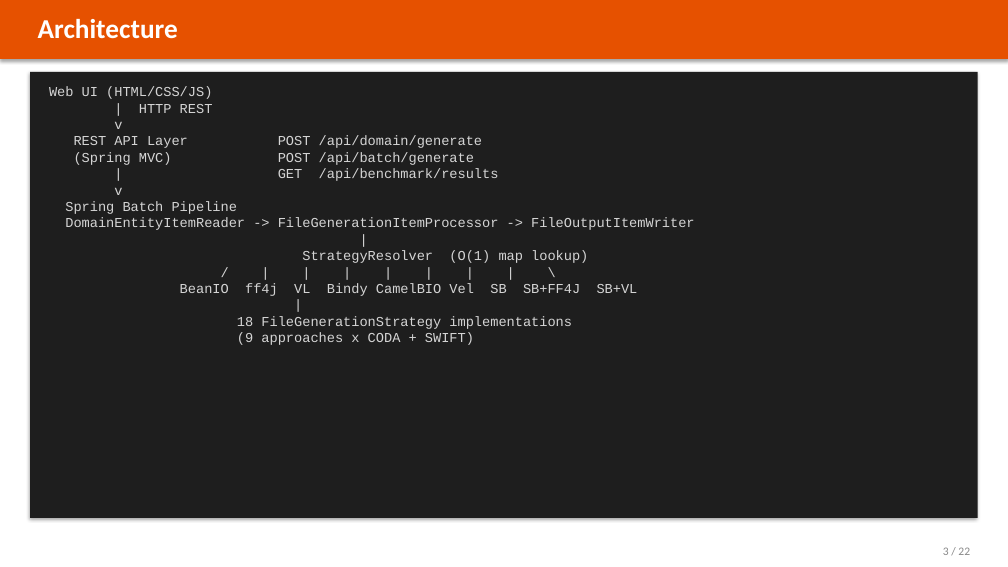
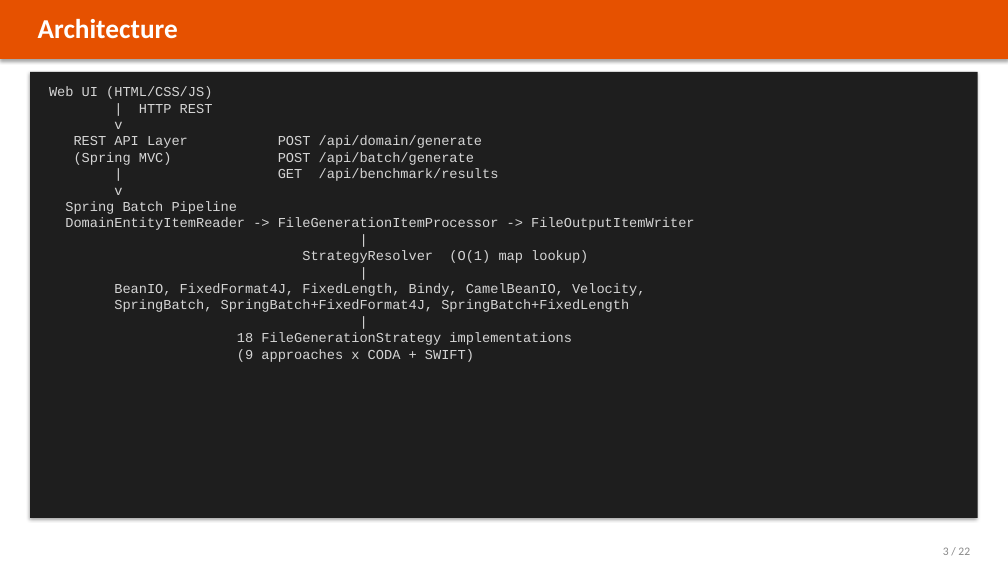
Before and after one commit to wallaceespindola/fixed-length-converters, a slide deck: slide 3 of docs/slides/banking-parser-platform.pptx. Drawn at 1008x567 pixels with LibreOffice and Linux fonts; fonts in the diff are those of the drawing. Boxes give left, top, right and bottom in pixels: in the first picture for what was removed or moved away, otherwise in the second. Text is boxed around its words. In the diff, an @@ line names an element or a change of style, - is before the commit and + after.

Commit message:
fix(diagrams): component diagram still showed 7 strategies
The Mermaid copy embedded in index.html was never updated when the two hybrid
strategies landed: the Strategy layer read "7x CodaStrategy" / "7x SwiftStrategy"
and the Parser layer listed seven wrappers. It now reads 9x/9x with
SpringBatch+FixedFormat4J and SpringBatch+FixedLength wired in, matching
docs/diagrams/component-diagram.mmd.

Diagram labels also spell the approach out instead of abbreviating it:
SB+FF4J / SpringBatch+FF4J are now SpringBatch+FixedFormat4J in the Marp deck,
the PPTX generator and the frontend system-architecture diagram. The deck's
strategy fan-out lists the nine approaches by name rather than as cryptic
two-letter codes.

Verified in a browser with a cache-busting load: 7 SVGs render, zero Mermaid
errors, "9x CodaStrategy"/"9x SwiftStrategy" present, no "7x" and no
"SpringBatch+FF4J" anywhere. Also gitignores .playwright-mcp session snapshots.

```diff
--- a/docs/slides/banking-parser-platform.pptx
+++ b/docs/slides/banking-parser-platform.pptx
@@ text at bbox=[114, 283, 646, 312]: text changed @@
-/ | | | | | | | \
-BeanIO ff4j VL Bindy CamelBIO Vel SB SB+FF4J SB+VL
+|
+BeanIO, FixedFormat4J, FixedLength, Bindy, CamelBeanIO, Velocity,
+SpringBatch, SpringBatch+FixedFormat4J, SpringBatch+FixedLength
```
Also in this commit, not shown: 5 other files.
